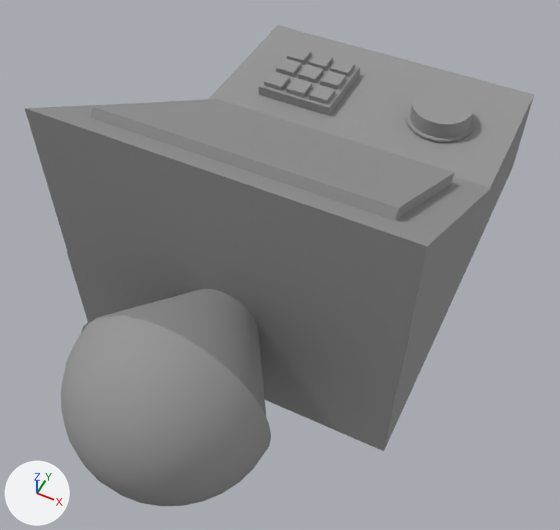
Two versions of the COLLADA model objects/PoloniumObject.DAE, one commit apart.
Both versions are drawn from a camera (50 mm lens) standing at (0.107, -0.261, 0.293) and looking at (0.007, -0.061, 0.043). The axes (+X, +Y, +Z) are drawn at lower left. The lights are the same throughout.

Script lines for the objects in view, before the commit:
```python
me_box001 = bpy.data.meshes.new('Box001')
me_box001.from_pydata(...)  # 719 vertices, 1340 faces; spans x -0.075..0.075, y -0.179..0.1, z 0.0..0.125
me_box001.materials.append(mat_1___default)  # grey #969696
ob_box001 = bpy.data.objects.new('Box001', me_box001)
ob_box001.location = (0.0, 0.0, 0.0)
```
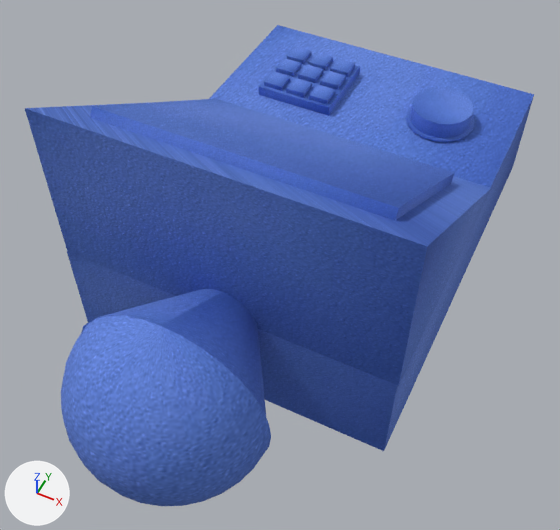
Pixel boxes [x1, y1, x2, y2] of what changed, in the pictures (560 x 530 px):
'Box001', recoloured (grey to blue): [25, 25, 534, 506] in both

The change in detail:
Picture '0_plasticBlueT.jpg' (img_0_plasticbluet_jpg) is new.
Material 'Material__2' (mat_material__2) is new.
Its texture is img_0_plasticbluet_jpg.
Its roughness is 0.9.
me_box001 has 719 vertices, 1340 faces and spans x -0.075..0.075, y -0.179..0.1, z 0.0..0.125.
me_box001 no longer uses material mat_1___default (grey #969696).
me_box001 now uses material mat_material__2 (picture img_0_plasticbluet_jpg).
